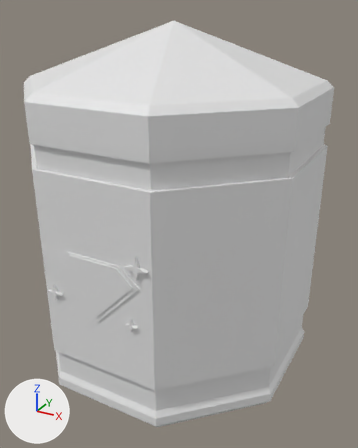
The FBX model Assets/Festival/Art/Resources/FestivalStockPrism.fbx, before and after one commit.
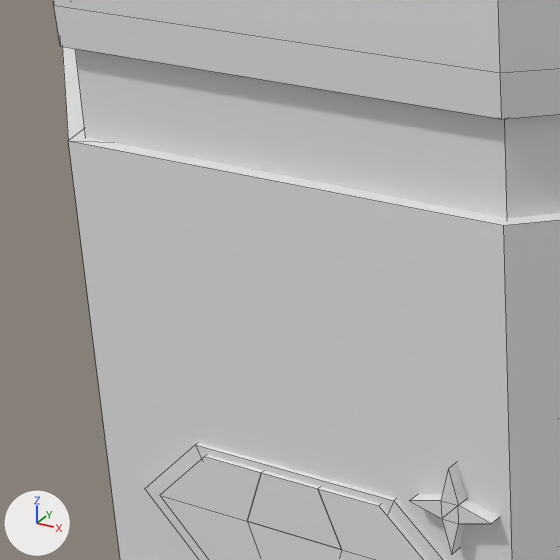
There are two pictures of each version: one whole from a camera (50 mm lens) standing at (0.392, -0.696, 0.603) and looking at (0.014, -0.01, 0.26), one close up on the part from 4% to 46% of the width and 29% to 63% of the height. Arrows for +X, +Y and +Z are at lower left; the lights stay in place. The last two pictures show the newer version. The close-ups show mesh edges as thin lines. Vertices at exactly the same position are counted once.

Names of what the first close-up shows: 'StockPrism Blue__Blue', 'StockPrism Cream__Cream', 'StockPrism Dark__Dark', 'StockPrism Gold__Gold', 'StockPrism Metal__Metal', 'StockPrism Mint__Mint', 'StockPrism Rose__Rose', 'StockPrism White__White'.
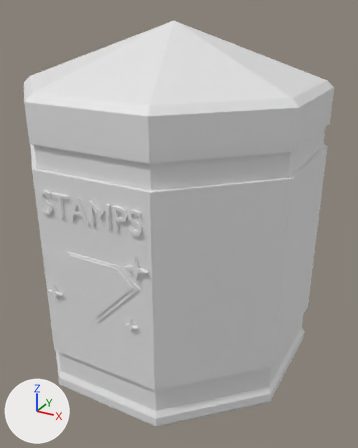
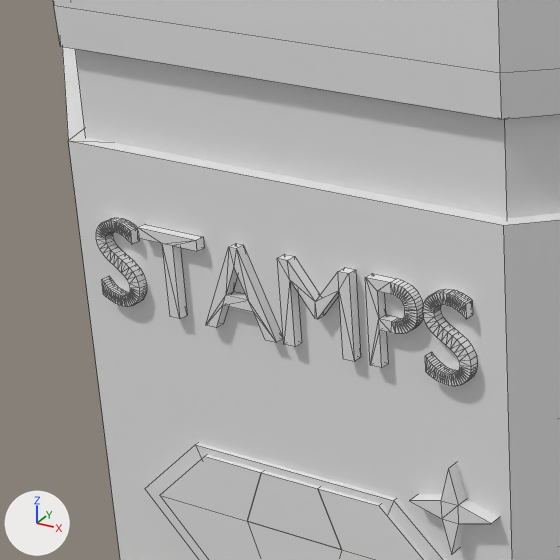
The change, as a list of edits to the scene's bpy script:
```text
Change me_stockprism_dark__dark:
    used by ob_stockprism_dark__dark; location = (0.0, 0.0, 0.0)
    remove me_stockprism_dark__dark.from_pydata(...)  # 20 vertices, 22 faces; spans x -0.074..0.074, y -0.228..0.228, z 0.185..0.288
    add me_stockprism_dark__dark.from_pydata(...)  # 1356 vertices, 1994 faces; spans x -0.082..0.082, y -0.23..0.23, z 0.185..0.374
    me_stockprism_dark__dark part 1: 668 vertices added at x -0.082..0.082, y -0.23..-0.226, z 0.34..0.374
    other edits to the shape of me_stockprism_dark__dark do not show in these pictures
```

What differs and where, as boxes (x1, y1, x2, y2) in the close-ups (560 x 560 px):
'StockPrism Dark__Dark', reshaped
    before: (145, 443, 447, 560)
    after: (96, 218, 477, 560)
part 1 of me_stockprism_dark__dark, added
    after: (96, 218, 477, 386)
